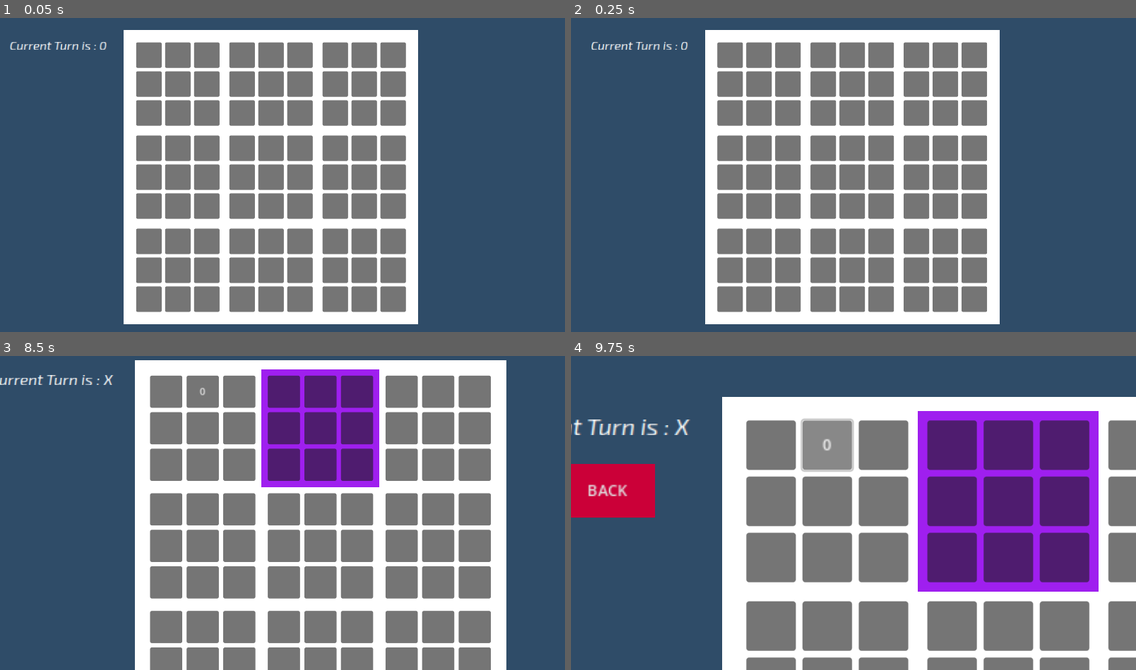
Above: before the commit, frames 1-4 (two rows, left to right).
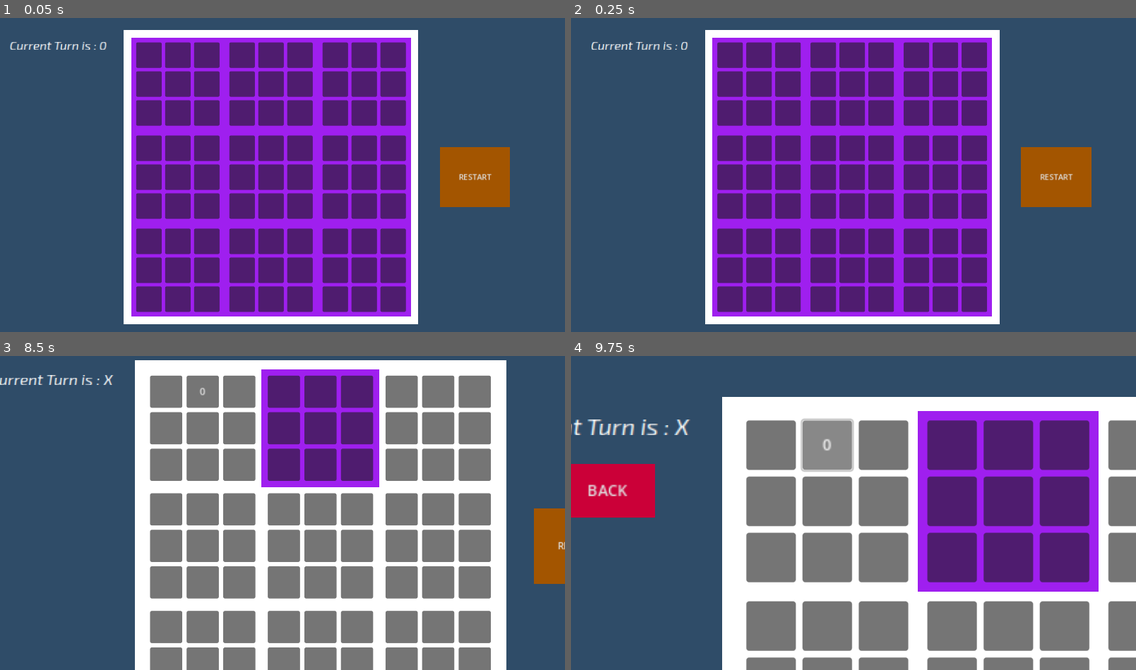
Above: after the commit, the same moments.

Repository: Kyluuuu/UltimateTickTackToe
Game: Godot game, scene res://Scenes/MainScreen.tscn
Same seed, same stepped clock (60 frames per second), same inputs: the game is played once before the commit and once after it.
Inputs (mouse positions are in pixels of both pictures, inside the frame that each line leads up to):
- Up to frame 1 (0.05 s): no input
- Up to frame 2 (0.25 s): no input
- Up to frame 3 (8.5 s): click (163, 393) at 0.52 s; click (242, 434) at 1.27 s; click "0" at 2 s; click (322, 453) at 2.77 s; click (203, 509) at 3.52 s; click (265, 509) at 4.27 s; click (322, 509) at 5.02 s; click (203, 569) at 5.77 s; click (265, 569) at 6.52 s; click (322, 569) at 7.27 s; click "BACK" at 8 s
- Up to frame 4 (9.75 s): click (740, 390) at 8.77 s; click "0" at 9.5 s

The runs differ from the first frame. In frame 1, 46% of the frame differs, in the area x 23-91%, y 6-96%; in frame 2, 46%, in the area x 25-93%, y 6-96%; in frame 3, 1.3%; in frame 4, nothing differs.

Commit message:
finished

Diff:
--- a/Scenes/MainScreen.tscn
+++ b/Scenes/MainScreen.tscn
@@ -15,10 +15,10 @@
 script = ExtResource("1_htd2p")
 
 [node name="ColorRect" type="ColorRect" parent="."]
-offset_left = -129.0
-offset_top = -35.0
-offset_right = 1248.0
-offset_bottom = 766.0
+offset_left = -676.0
+offset_top = -579.0
+offset_right = 1850.0
+offset_bottom = 1201.0
 color = Color(0.185248, 0.298894, 0.410117, 1)
 
 [node name="Game" type="Control" parent="."]
@@ -144,9 +144,9 @@
 [node name="RestartControl" type="Control" parent="CameraController"]
 layout_mode = 3
 anchors_preset = 0
-offset_left = 60.0
+offset_left = 886.49
 offset_top = 267.0
-offset_right = 203.4
+offset_right = 1029.89
 offset_bottom = 389.2
 
 [node name="ColorRect" type="ColorRect" parent="CameraController/RestartControl"]
--- a/Scripts/GameControl.gd
+++ b/Scripts/GameControl.gd
@@ -57,15 +57,20 @@
 	return false
 
 func _miniGameHighlight(index : int, miniGameIndex : int) -> void:
-	if lastHighlightIndex != -1:
-		var miniGameLast = get_node("Control2/MarginContainer/GridContainer/Minigame" + str(lastHighlightIndex))
-		miniGameLast.get_node("MarginContainer/MinigameButtonControl").unhighlight()
-	if gameStates[index - 1] == 2:
-		var miniGameNew = get_node("Control2/MarginContainer/GridContainer/Minigame" + str(index))
-		miniGameNew.get_node("MarginContainer/MinigameButtonControl").highlight()
-		lastHighlightIndex = index
-	else :
-		lastHighlightIndex = -1
+	for i in range(9):
+		var miniGame = get_node("Control2/MarginContainer/GridContainer/Minigame" + str(i + 1))
+		miniGame.get_node("MarginContainer/MinigameButtonControl").unhighlight()
+	if !get_parent().getGameOver():
+		if gameStates[index - 1] == 2:
+			var miniGameNew = get_node("Control2/MarginContainer/GridContainer/Minigame" + str(index))
+			miniGameNew.get_node("MarginContainer/MinigameButtonControl").highlight()
+			lastHighlightIndex = index
+		else :
+			lastHighlightIndex = -1
+			for i in range(9):
+				if gameStates[i] == 2:
+					var miniGame = get_node("Control2/MarginContainer/GridContainer/Minigame" + str(i + 1))
+					miniGame.get_node("MarginContainer/MinigameButtonControl").highlight()
 
 func getCurrentChosenGame() -> int:
 	return lastHighlightIndex
--- a/Scripts/MinigameButtonControl.gd
+++ b/Scripts/MinigameButtonControl.gd
@@ -11,6 +11,7 @@
 
 # Called when the node enters the scene tree for the first time.
 func _ready() -> void:
+	highlight()
 	tileState = [2, 2, 2, 2, 2, 2, 2, 2, 2]
 
 	gameID = get_node(".").get_parent().get_parent().get_meta("Mini")
@@ -90,7 +91,6 @@
 	var chosenGame = get_tree().current_scene.get_node("Game").getCurrentChosenGame()
 	if chosenGame == -1 or chosenGame == gameID:
 		if tileState[index] == 2:
-			nextMiniGame(index)
 			var playerTurn = changeButtonText(buttons[index])
 			tileState[index] = playerTurn
 			if checkForWin(playerTurn):
@@ -106,6 +106,7 @@
 				else:
 					label.text = "X"
 				gameFinished(playerTurn)
+			nextMiniGame(index)
 	else :
 		return
 
--- a/Scripts/RootNode.gd
+++ b/Scripts/RootNode.gd
@@ -37,6 +37,3 @@
 
 func getGameOver() -> bool:
 	return GameOver
-
-func test() -> void:
-	GameOver = true
--- a/Scripts/camera_controller.gd
+++ b/Scripts/camera_controller.gd
@@ -1,9 +1,6 @@
 extends Node2D
 
 var zoomingIn = false
-
-var RestartColorRect : ColorRect
-var RestartButton : Button
 
 var camera
 
@@ -15,10 +12,6 @@
 # Called when the node enters the scene tree for the first time.
 func _ready() -> void:
 	camera = $Camera2D
-	RestartColorRect = get_node("RestartControl/ColorRect")
-	RestartButton = get_node("RestartControl/RestartButton")
-	RestartColorRect.visible = false
-	RestartButton.visible = false
 
 # Called every frame. 'delta' is the elapsed time since the previous frame.
 func _process(delta: float) -> void:
@@ -49,10 +42,6 @@
 
 
 func _on_sliding_back_button_pressed():
-	if get_tree().root.get_node("RootNode").getGameOver():
-		RestartColorRect.visible = true
-		RestartButton.visible = true
-		RestartButton.disabled = false
 	zoomingIn = false;
 	currentButton.visible = true
 
--- a/project.godot
+++ b/project.godot
@@ -32,5 +32,6 @@
 
 [rendering]
 
-renderer/rendering_method="mobile"
+renderer/rendering_method="gl_compatibility"
+renderer/rendering_method.mobile="gl_compatibility"
 viewport/hdr_2d=true
Not shown, added: export_presets.cfg
